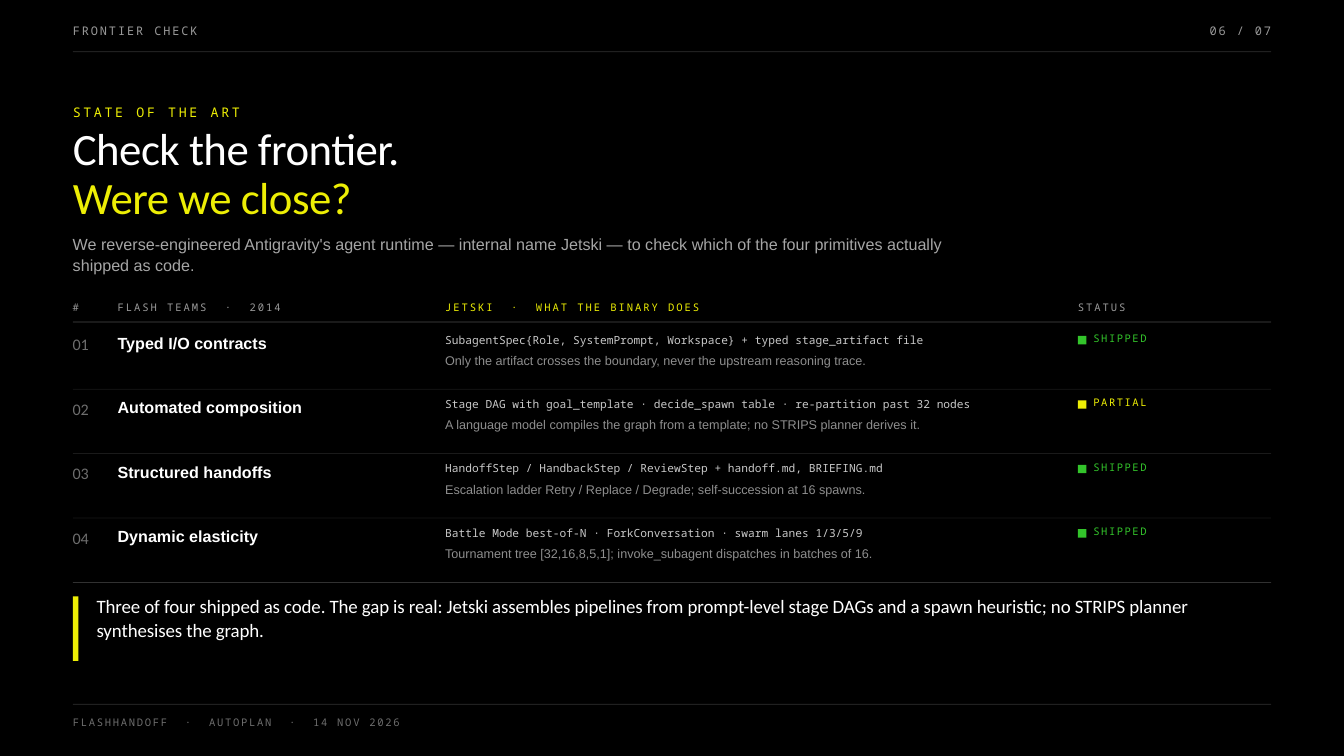
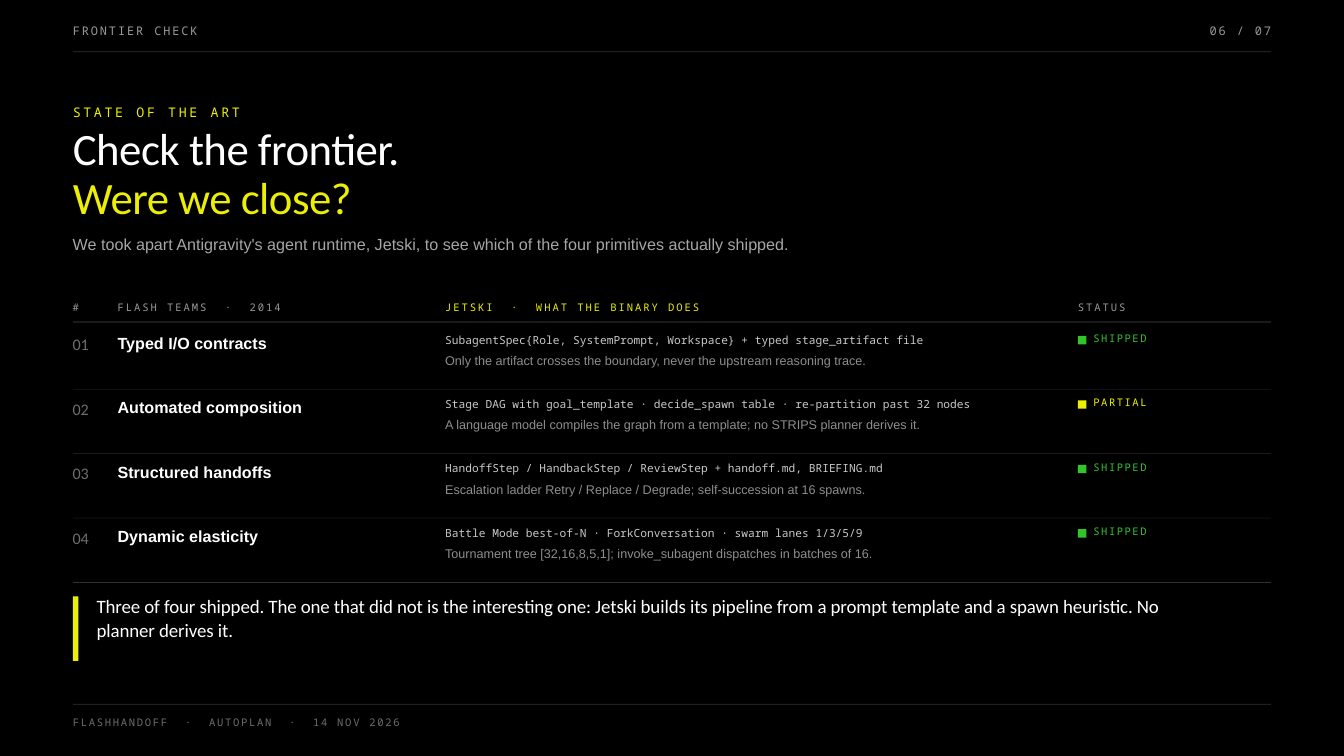
Before and after one commit to maceip/autoplan, a slide deck: slide 6 of preso/_build/FlashHandoff.pptx. Drawn at 1344x756 pixels with LibreOffice and Linux fonts; fonts in the diff are those of the drawing. Boxes give left, top, right and bottom in pixels: in the first picture for what was removed or moved away, otherwise in the second. Text is boxed around its words. In the diff, an @@ line names an element or a change of style, - is before the commit and + after.

```diff
--- a/preso/_build/FlashHandoff.pptx
+++ b/preso/_build/FlashHandoff.pptx
@@ text at (73, 238, 789, 254): text changed @@
-We reverse-engineered Antigravity's agent runtime — internal name Jetski — to check which of the four primitives actually shipped as code.
+We took apart Antigravity's agent runtime, Jetski, to see which of the four primitives actually shipped.
@@ text at (97, 600, 1159, 640): text changed @@
-Three of four shipped as code. The gap is real: Jetski assembles pipelines from prompt-level stage DAGs and a spawn heuristic; no STRIPS planner synthesises the graph.
+Three of four shipped. The one that did not is the interesting one: Jetski builds its pipeline from a prompt template and a spawn heuristic. No planner derives it.
```
Also in this commit, not shown: 6 other slides changed, 56 other files.
